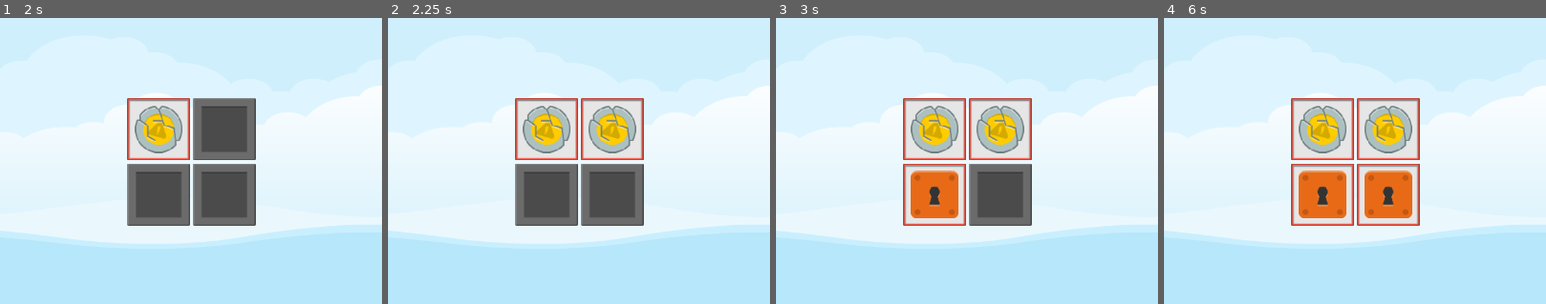
Above: before the commit, frames 1-4 (left to right).
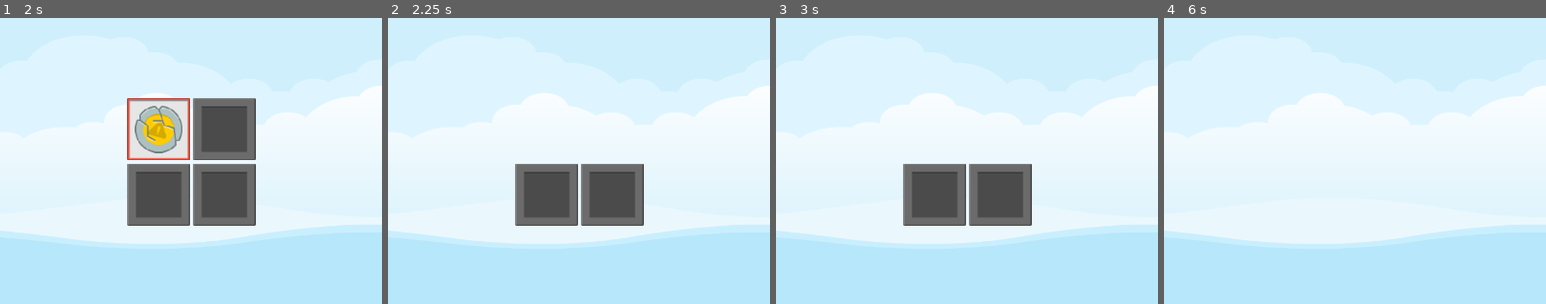
Above: after the commit, the same moments.

Repository: DMAlexander/MemoryMadness
Game: Godot game, scene res://scenes/master/master.tscn
Two runs of this game, one before a commit and one after it. Both use one fixed random seed, a clock stepped at 60 frames per second and the inputs below.
Inputs (mouse positions are % of the whole screen's width and height, from its top left):
- Up to frame 1 (2 s): click "2x2" at 0.5 s; click (36, 44) at 1.25 s
- Up to frame 2 (2.25 s): click (44, 44) at 2.02 s
- Up to frame 3 (3 s): click (36, 56) at 2.77 s
- Up to frame 4 (6 s): click (44, 56) at 3.52 s; click (36, 44) at 4.25 s; click (44, 44) at 5.02 s; click (36, 56) at 5.77 s
The pictures show only the part of the screen within x 15-65%, y 25-75%; the shares and areas given below are measured in that part.

Frame 1 is identical in both runs. In frame 2, 5.4% of the frame differs, in the area x 33-67%, y 28-50%; in frame 3, 8.9%; in frame 4, 11%, in the area x 33-67%, y 28-73%.

Commit message:
Scorer Logic

Diff:
--- a/scenes/game/game.gd
+++ b/scenes/game/game.gd
@@ -4,6 +4,7 @@
 
 
 @onready var tc: GridContainer = $HB/MC/TC
+@onready var scorer: Scorer = $Scorer
 
 
 # Called when the node enters the scene tree for the first time.
@@ -31,6 +32,8 @@
 	for im in ld.get_selected_level_images():
 		add_memory_tile(im, frame)
 
+	scorer.clear_new_game(ld.get_target_pairs())
+
 
 func _on_exit_button_pressed() -> void:
 	for t in tc.get_children():
--- a/scenes/game/game.tscn
+++ b/scenes/game/game.tscn
@@ -1,10 +1,11 @@
-[gd_scene load_steps=6 format=3 uid="uid://bce5fxvx51yi"]
+[gd_scene load_steps=7 format=3 uid="uid://bce5fxvx51yi"]
 
 [ext_resource type="LabelSettings" uid="uid://efdir2vdny11" path="res://assets/GM_32_Dark.tres" id="1_vl5be"]
 [ext_resource type="Script" path="res://scenes/game/game.gd" id="1_wsy8a"]
 [ext_resource type="Texture2D" uid="uid://cdxy2ctqcmm51" path="res://assets/ui/blue_button00.png" id="2_pwmn0"]
 [ext_resource type="Texture2D" uid="uid://7nyrbw6ah5x2" path="res://assets/ui/green_button00.png" id="3_v5m2w"]
 [ext_resource type="LabelSettings" uid="uid://bb630qrhxr0ef" path="res://assets/GM_32_White.tres" id="4_jdau3"]
+[ext_resource type="PackedScene" uid="uid://d2rih07c1m02a" path="res://scenes/scorer/scorer.tscn" id="6_3lnpy"]
 
 [node name="Game" type="Control"]
 layout_mode = 3
@@ -104,4 +105,6 @@
 horizontal_alignment = 1
 vertical_alignment = 1
 
+[node name="Scorer" parent="." instance=ExtResource("6_3lnpy")]
+
 [connection signal="pressed" from="HB/MC2/VB/ExitButton" to="." method="_on_exit_button_pressed"]
--- a/scenes/memory_tile/memory_tile.gd
+++ b/scenes/memory_tile/memory_tile.gd
@@ -12,13 +12,16 @@
 
 # Called when the node enters the scene tree for the first time.
 func _ready() -> void:
-	pass # Replace with function body.
-
+	SignalManager.on_selection_enabled.connect(on_selection_enabled)
+	SignalManager.on_selection_disabled.connect(on_selection_disabled)
 
 func reveal(r: bool) -> void:
 	frame_image.visible = r
 	item_image.visible = r
 
+
+func get_item_name() -> String:
+	return _item_name
 
 
 func setup(image: ItemImage, frame: Texture2D) -> void:
@@ -28,7 +31,21 @@
 	reveal(false)
 
 
+func matches_other_tile(other: MemoryTile) -> bool:
+	return other != self and other.get_item_name() == _item_name
+
+func kill_on_success() -> void:
+	z_index = 1
+	scale = Vector2.ZERO
+
+
+func on_selection_disabled() -> void:
+	_can_select_me = false
+
+func on_selection_enabled() -> void:
+	_can_select_me = true
+
 
 func _on_pressed() -> void:
-	if _can_select_me == true:
-		reveal(true)
+	if _can_select_me == true and frame_image.visible == false:
+		SignalManager.on_tile_selected.emit(self)
--- /dev/null
+++ b/scenes/scorer/scorer.gd
@@ -0,0 +1,62 @@
+extends Node
+
+
+class_name Scorer
+
+
+@onready var reveal_timer: Timer = $RevealTimer
+
+
+var _selections: Array[MemoryTile] = []
+var _target_pairs: int = 0
+var _moves_made: int = 0
+var _pairs_made: int = 0
+
+# Called when the node enters the scene tree for the first time.
+func _ready() -> void:
+	SignalManager.on_tile_selected.connect(on_tile_selected)
+	SignalManager.on_game_exit_pressed.connect(on_game_exit_pressed)
+
+func clear_new_game(target_pairs: int) -> void:
+	_selections.clear()
+	_target_pairs = target_pairs
+	_moves_made = 0
+	_pairs_made = 0
+
+func on_game_exit_pressed() -> void:
+	reveal_timer.stop()
+
+func kill_tiles() -> void:
+	for t in _selections:
+		t.kill_on_success()
+	_pairs_made += 1
+
+func selections_are_pair() -> bool:
+	return _selections[0].matches_other_tile(_selections[1])
+
+
+func check_pair_made() -> void:
+	if _selections.size() != 2:
+		return
+
+	reveal_timer.start()
+	SignalManager.on_selection_disabled.emit()
+	_moves_made += 1
+
+	if selections_are_pair() == true:
+		kill_tiles()
+
+func on_tile_selected(t: MemoryTile) -> void:
+	t.reveal(true)
+	_selections.append(t)
+	check_pair_made()
+
+
+
+func _on_reveal_timer_timeout() -> void:
+	if selections_are_pair() == false:
+		for s in _selections:
+			s.reveal(false)
+	_selections.clear()
+	# check game over
+	SignalManager.on_selection_enabled.emit()
--- /dev/null
+++ b/scenes/scorer/scorer.tscn
@@ -0,0 +1,12 @@
+[gd_scene load_steps=2 format=3 uid="uid://d2rih07c1m02a"]
+
+[ext_resource type="Script" path="res://scenes/scorer/scorer.gd" id="1_ko8fv"]
+
+[node name="Scorer" type="Node"]
+script = ExtResource("1_ko8fv")
+
+[node name="RevealTimer" type="Timer" parent="."]
+wait_time = 1.2
+one_shot = true
+
+[connection signal="timeout" from="RevealTimer" to="." method="_on_reveal_timer_timeout"]
--- a/singletons/signal_manager.gd
+++ b/singletons/signal_manager.gd
@@ -2,3 +2,7 @@
 
 signal on_game_exit_pressed
 signal on_level_selected(level_num: int)
+signal on_selection_enabled
+signal on_selection_disabled
+signal on_tile_selected(tile: MemoryTile)
+signal on_game_over(moves: int)
